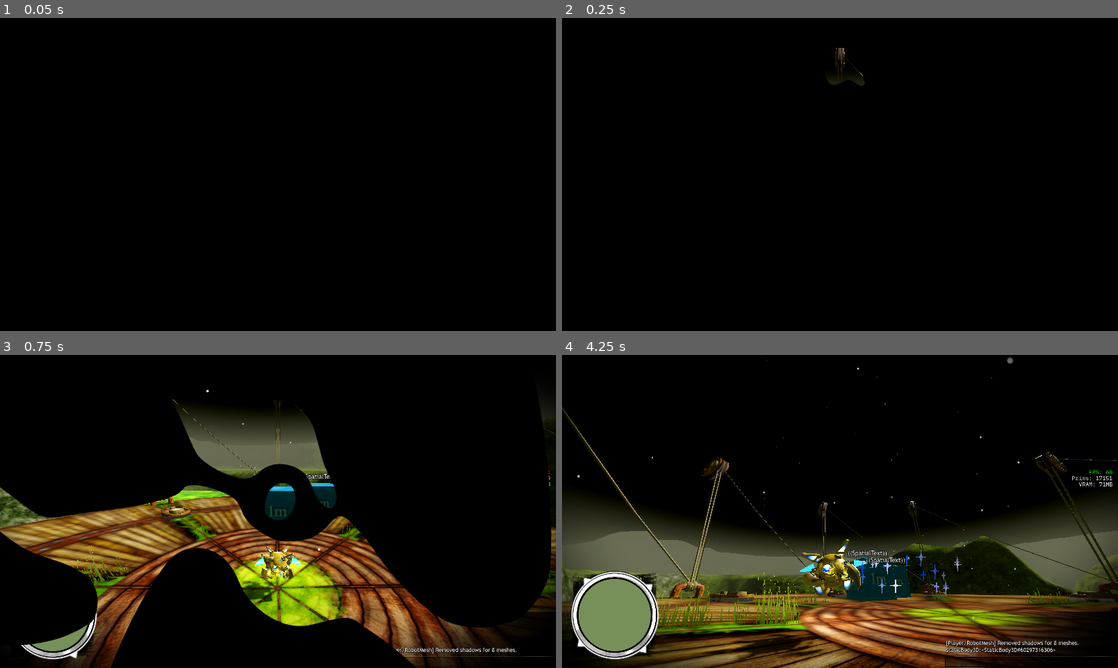
Above: before the commit, frames 1-4 (two rows, left to right).
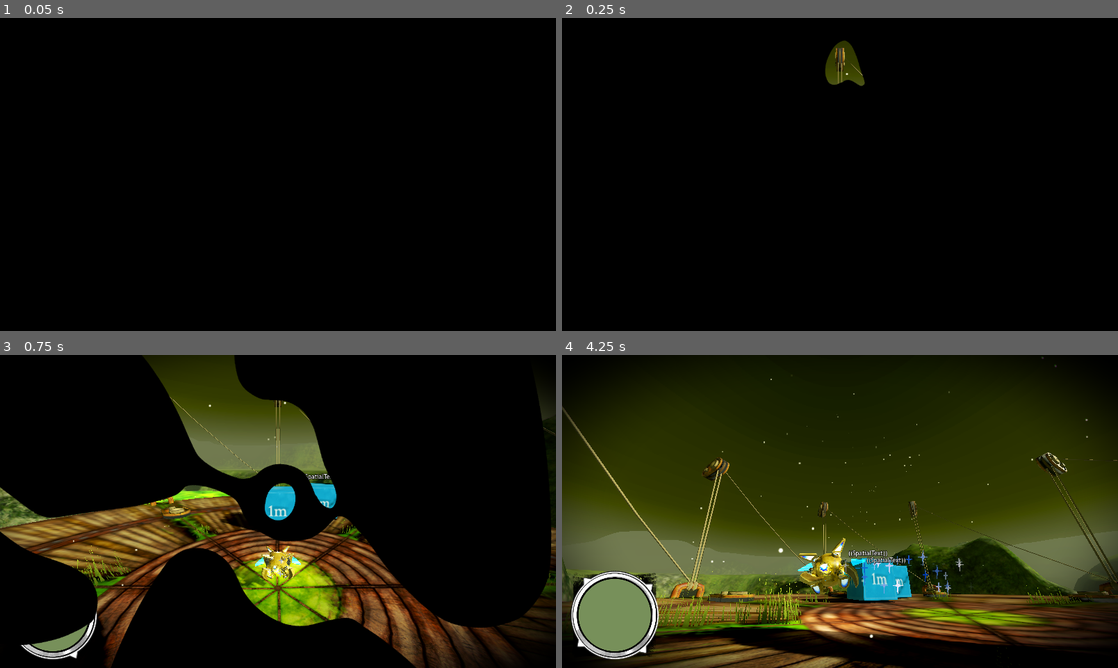
Above: after the commit, the same moments.

Repository: slyllama/dwelt
Game: Godot game, scene res://lib/shard/shard_loader/shard_loader.tscn
The game is run twice, just before and just after one commit, with the same random seed, the same clock (stepped at 60 frames per second) and the same inputs.
Inputs (mouse positions are in pixels of both pictures, inside the frame that each line leads up to):
- Up to frame 1 (0.05 s): no input
- Up to frame 2 (0.25 s): no input
- Up to frame 3 (0.75 s): tap Enter (ui_accept) at 0.5 s; drag from (522, 477) to (333, 442) at 0.52 s
- Up to frame 4 (4.25 s): drag from (1084, 514) to (812, 574) at 1.27 s; move the mouse to (895, 442) at 2.02 s; hold D (move_right) 2.03-2.75 s; tap Mouse wheel down (zoom_out) at 2.1 s; drag from (812, 574) to (673, 464) at 2.77 s; move the mouse to (1006, 558) at 3.52 s; hold A (move_left) from 3.53 s (still down); tap Mouse wheel up (zoom_in) at 3.6 s; tap Enter (ui_accept) at 3.77 s; tap T (debug_input) at 4.15 s

Frame 1 is identical in both runs. In frame 2, 0.7% of the frame differs, in the area x 47-55%, y 7-22%; in frame 3, 12%; in frame 4, 64%, in the area x 0-100%, y 0-100%.

Commit message:
Visual and debug fixes

Diff:
--- a/generic/materials/1m.tres
+++ b/generic/materials/1m.tres
@@ -3,6 +3,8 @@
 [ext_resource type="Texture2D" uid="uid://c8er0wmrrj08p" path="res://generic/materials/textures/1m_diff.jpg" id="1_k1xfr"]
 
 [resource]
-transparency = 1
 specular_mode = 2
 albedo_texture = ExtResource("1_k1xfr")
+distance_fade_mode = 2
+distance_fade_min_distance = 0.2
+distance_fade_max_distance = 0.4
--- a/lib/_global/utils.gd
+++ b/lib/_global/utils.gd
@@ -3,6 +3,9 @@
 var _delta := 0.0
 var _pdelta := 0.0
 
+var debug_mode := false
+
+signal debug_mode_changed
 signal debug_sent(string: String)
 signal pdebug_sent(string: String)
 
@@ -35,5 +38,10 @@
 	pdebug_sent.emit(line)
 	print(line)
 
+func _input(_event: InputEvent) -> void:
+	if Input.is_action_just_pressed("toggle_debug_mode"):
+		debug_mode = !debug_mode
+		debug_mode_changed.emit()
+
 func _process(delta: float) -> void: _delta = delta
 func _physics_process(delta: float) -> void: _pdelta = delta
--- a/lib/gadget/gadget.gd
+++ b/lib/gadget/gadget.gd
@@ -5,6 +5,9 @@
 @export var effect_manager: EffectManager
 
 func _ready() -> void:
+	# Set flag to allow camera pushing
+	#set_collision_layer_value(2, true)
+
 	# Populate with an EffectManager if one wasn't nominated
 	if !effect_manager:
 		effect_manager = EffectManager.new()
--- a/lib/player/player.gd
+++ b/lib/player/player.gd
@@ -18,7 +18,7 @@
 
 func _ready() -> void:
 	#Dwelt.player = self
-	%Orbit/Camera/Motes.visible = true
+	%Motes.visible = true
 	move_started.connect(func() -> void: $RobotMesh/Sound.move_vol = 0.37)
 	move_stopped.connect(func() -> void: $RobotMesh/Sound.move_vol = 0.0)
 
--- a/lib/player/player.tscn
+++ b/lib/player/player.tscn
@@ -18,7 +18,7 @@
 [ext_resource type="Script" uid="uid://dxhxw1e4niy37" path="res://lib/player/scripts/cursor_cast.gd" id="14_ego0t"]
 
 [sub_resource type="SphereShape3D" id="SphereShape3D_iochv"]
-radius = 0.121391475
+radius = 0.16
 
 [sub_resource type="Curve" id="Curve_up78s"]
 _data = [Vector2(0, 0), 0.0, 0.0, 0, 0, Vector2(0.15357141, 1), 0.0, 0.0, 0, 0, Vector2(1, 0), 0.0, 0.0, 0, 0]
@@ -149,10 +149,11 @@
 curve = SubResource("Curve_2ocui")
 
 [sub_resource type="ParticleProcessMaterial" id="ParticleProcessMaterial_2ocui"]
-emission_shape = 3
-emission_box_extents = Vector3(5, 3, 5)
-gravity = Vector3(0, 1, 0)
-scale_min = 0.5
+emission_shape_scale = Vector3(1, 0.4, 1)
+emission_shape = 2
+emission_sphere_radius = 4.0
+gravity = Vector3(0, 0.03, 0)
+scale_min = 0.59999996
 alpha_curve = SubResource("CurveTexture_5lbbh")
 
 [sub_resource type="StandardMaterial3D" id="StandardMaterial3D_5lbbh"]
@@ -178,7 +179,7 @@
 gravity_damping = 7.0
 
 [node name="Collision" type="CollisionShape3D" parent="." unique_id=920840416]
-transform = Transform3D(1, 0, 0, 0, 1, 0, 0, 0, 1, 0, 0.09234956, 0)
+transform = Transform3D(1, 0, 0, 0, 1, 0, 0, 0, 1, 0, 0.09, 0)
 shape = SubResource("SphereShape3D_iochv")
 
 [node name="LookTarget" type="Marker3D" parent="." unique_id=858288277]
@@ -249,22 +250,23 @@
 fov = 87.0
 far = 200.0
 
+[node name="Listener" type="AudioListener3D" parent="Orbit/Camera" unique_id=1102468141]
+current = true
+
+[node name="CursorCast" type="Node" parent="Orbit/Camera" unique_id=1663147991]
+script = ExtResource("14_ego0t")
+
 [node name="Motes" type="GPUParticles3D" parent="Orbit/Camera" unique_id=848711266]
-transform = Transform3D(0.8660255, 7.45058e-09, -0.49999997, -0.12940954, 0.96592575, -0.22414388, 0.48296294, 0.258819, 0.83651626, -2.3692846e-07, 0.1931852, -2.5482357)
+unique_name_in_owner = true
+transform = Transform3D(1, 0, 0, 0, 1, 0, 0, 0, 1, 0, 0.25, -1)
 visible = false
 cast_shadow = 0
-amount = 128
+amount = 196
+lifetime = 2.5
 preprocess = 5.0
-speed_scale = 0.18
 randomness = 0.25
 process_material = SubResource("ParticleProcessMaterial_2ocui")
 draw_pass_1 = SubResource("QuadMesh_0y160")
-
-[node name="Listener" type="AudioListener3D" parent="Orbit/Camera" unique_id=1102468141]
-current = true
-
-[node name="CursorCast" type="Node" parent="Orbit/Camera" unique_id=1663147991]
-script = ExtResource("14_ego0t")
 
 [node name="SpringArm" type="SpringArm3D" parent="Orbit" unique_id=439967519]
 collision_mask = 2
--- a/lib/shard/shard.gd
+++ b/lib/shard/shard.gd
@@ -4,7 +4,8 @@
 	AudioServer.set_bus_volume_linear(0, vol)
 
 func _ready() -> void:
+	Utils.debug_mode_changed.emit() # update debugging nodes
+
 	# TODO: move sound fade in
-
 	var _sound_fade_in := create_tween()
 	_sound_fade_in.tween_method(_set_bus_vol, 0.0, 1.0, 1.0)
--- a/lib/ui/hud/debug_input/debug_input.gd
+++ b/lib/ui/hud/debug_input/debug_input.gd
@@ -45,6 +45,10 @@
 	%Output.text = %Output.text.strip_edges(false, true)
 
 func _ready() -> void:
+	# Debug mode toggling
+	Utils.debug_mode_changed.connect(func() -> void:
+		visible = Utils.debug_mode)
+
 	Utils.pdebug_sent.connect(func(string: String) -> void:
 		%Output.text += "\n" + string
 		trim_output())
@@ -53,6 +57,8 @@
 			Utils.pdebug("Hello, world!"))
 
 func _input(_event: InputEvent) -> void:
+	if !Utils.debug_mode: return
+
 	# Toggle input focusing
 	if Input.is_action_just_pressed("debug_prefix"):
 		%Input.grab_focus()
--- a/lib/ui/hud/scripts/render_monitor.gd
+++ b/lib/ui/hud/scripts/render_monitor.gd
@@ -1,8 +1,16 @@
 extends RichTextLabel
 # Monitor various rendering aspects such as FPS and primitive draw calls
 
+func _init() -> void:
+	text = ""
+
+func _ready() -> void:
+	# Debug mode toggling
+	Utils.debug_mode_changed.connect(func() -> void:
+		visible = Utils.debug_mode)
+
 var _c := 0
-func _process(_delta: float) -> void:
+func update() -> void:
 	_c += 1
 	if _c >= 3: _c = 0
 	else: return # don't run every frame
@@ -23,3 +31,7 @@
 	var _mem := Performance.get_monitor(
 		Performance.RENDER_VIDEO_MEM_USED)
 	text += "\n VRAM: " + str(snapped(_mem * 0.000001, 1)) + "MB"
+
+func _process(_delta: float) -> void:
+	if !Utils.debug_mode: return
+	update()
--- a/project.godot
+++ b/project.godot
@@ -16,6 +16,7 @@
 config/use_custom_user_dir=true
 config/custom_user_dir_name="dwelt"
 config/features=PackedStringArray("4.6", "Forward Plus")
+run/max_fps=60
 boot_splash/bg_color=Color(0, 0, 0, 1)
 boot_splash/image="uid://co62h4me8g13"
 config/icon="uid://bxi8u5vulcvbt"
@@ -112,6 +113,11 @@
 "events": [Object(InputEventMouseButton,"resource_local_to_scene":false,"resource_name":"","device":-1,"window_id":0,"a …(258 unchanged characters)…
 ]
 }
+toggle_debug_mode={
+"deadzone": 0.2,
+"events": [Object(InputEventKey,"resource_local_to_scene":false,"resource_name":"","device":-1,"window_id":0,"alt_pressed":false,"shift_pressed":false,"ctrl_pressed":false,"meta_pressed":false,"pressed":false,"keycode":0,"physical_keycode":4194333,"key_label":0,"unicode":0,"location":0,"echo":false,"script":null)
+]
+}
 
 [physics]
 
--- a/shards/playground/materials/sky.tres
+++ b/shards/playground/materials/sky.tres
@@ -3,8 +3,8 @@
 [ext_resource type="Shader" uid="uid://v0s6nhv18rer" path="res://shards/playground/materials/shaders/sky.gdshader" id="1_j1dlv"]
 
 [sub_resource type="Gradient" id="Gradient_j1dlv"]
-offsets = PackedFloat32Array(0.4, 0.47)
-colors = PackedColorArray(0.02, 0.019, 0, 1, 0.29803923, 0.30588236, 0.23921569, 1)
+offsets = PackedFloat32Array(0, 0.4, 0.47)
+colors = PackedColorArray(0.05, 0.05, 0, 1, 0.16, 0.16, 0, 1, 0.29803923, 0.30588236, 0.23921569, 1)
 
 [sub_resource type="GradientTexture2D" id="GradientTexture2D_78v5e"]
 gradient = SubResource("Gradient_j1dlv")
--- a/shards/playground/playground.tscn
+++ b/shards/playground/playground.tscn
@@ -18,14 +18,21 @@
 size = Vector2(48, 48)
 orientation = 1
 
+[sub_resource type="Gradient" id="Gradient_fq4iu"]
+offsets = PackedFloat32Array(0, 0.09297521, 0.570229, 1)
+colors = PackedColorArray(0, 0, 0, 1, 0.0864, 0.12, 0.10767999, 1, 0.61214995, 0.63, 0.5229, 1, 1, 1, 1, 1)
+
+[sub_resource type="GradientTexture1D" id="GradientTexture1D_58tgt"]
+gradient = SubResource("Gradient_fq4iu")
+
 [sub_resource type="Sky" id="Sky_rfd7c"]
 sky_material = ExtResource("5_r4xcf")
 
 [sub_resource type="Environment" id="Environment_nwqnf"]
 background_mode = 2
 sky = SubResource("Sky_rfd7c")
-ambient_light_source = 2
-ambient_light_color = Color(0.250872, 0.2728033, 0.1658332, 1)
+ambient_light_source = 3
+ambient_light_color = Color(0.18266666, 0.2, 0.120000005, 1)
 tonemap_mode = 2
 ssao_radius = 0.25
 ssao_intensity = 4.0
@@ -42,6 +49,8 @@
 volumetric_fog_density = 0.0
 volumetric_fog_gi_inject = 0.0
 volumetric_fog_anisotropy = 0.0
+adjustment_enabled = true
+adjustment_color_correction = SubResource("GradientTexture1D_58tgt")
 
 [sub_resource type="QuadMesh" id="QuadMesh_rfpxw"]
 material = ExtResource("2_rfpxw")
@@ -125,11 +134,11 @@
 environment = SubResource("Environment_nwqnf")
 
 [node name="Sun" parent="Sky" index="0" unique_id=777693513]
-transform = Transform3D(0.17364824, 0.69636416, -0.69636416, 0, 0.7071067, 0.7071067, 0.98480785, -0.122787826, 0.122787826, 0, 2, 0)
+transform = Transform3D(-0.5348539, 0.42247236, -0.73174345, 2.0890301e-08, 0.8660254, 0.50000006, 0.8449446, 0.26742694, -0.46319702, 0, 2, 0)
 
 [node name="AcidPool" type="MeshInstance3D" parent="." index="4" unique_id=467954685]
 cast_shadow = 0
-instance_shader_parameters/uv_scale = 24.0
+instance_shader_parameters/uv_scale = 16.0
 mesh = SubResource("QuadMesh_rfpxw")
 
 [node name="FogTest" type="FogVolume" parent="." index="5" unique_id=792664385]
--- a/shards/playground/props/acid_pool/materials/acid_pool.tres
+++ b/shards/playground/props/acid_pool/materials/acid_pool.tres
@@ -30,7 +30,7 @@
 shader_parameter/noise_texture = SubResource("NoiseTexture2D_jydr7")
 shader_parameter/normal_texture = SubResource("NoiseTexture2D_2ry2s")
 shader_parameter/wobble_intensity = 0.03
-shader_parameter/emission_intensity = 0.25
+shader_parameter/emission_intensity = 1.0
 shader_parameter/speed = 0.015
 shader_parameter/normal_uv_relative_scale = 0.5
 shader_parameter/underlay_pass_through = 0.350000016625
--- a/shards/playground/props/acid_pool/materials/shaders/acid_pool.gdshader
+++ b/shards/playground/props/acid_pool/materials/shaders/acid_pool.gdshader
@@ -1,5 +1,4 @@
 shader_type spatial;
-render_mode shadows_disabled;
 
 uniform sampler2D SCREEN_TEXTURE: hint_screen_texture, filter_linear_mipmap;
 uniform sampler2D acid_texture: repeat_enable, source_color;
